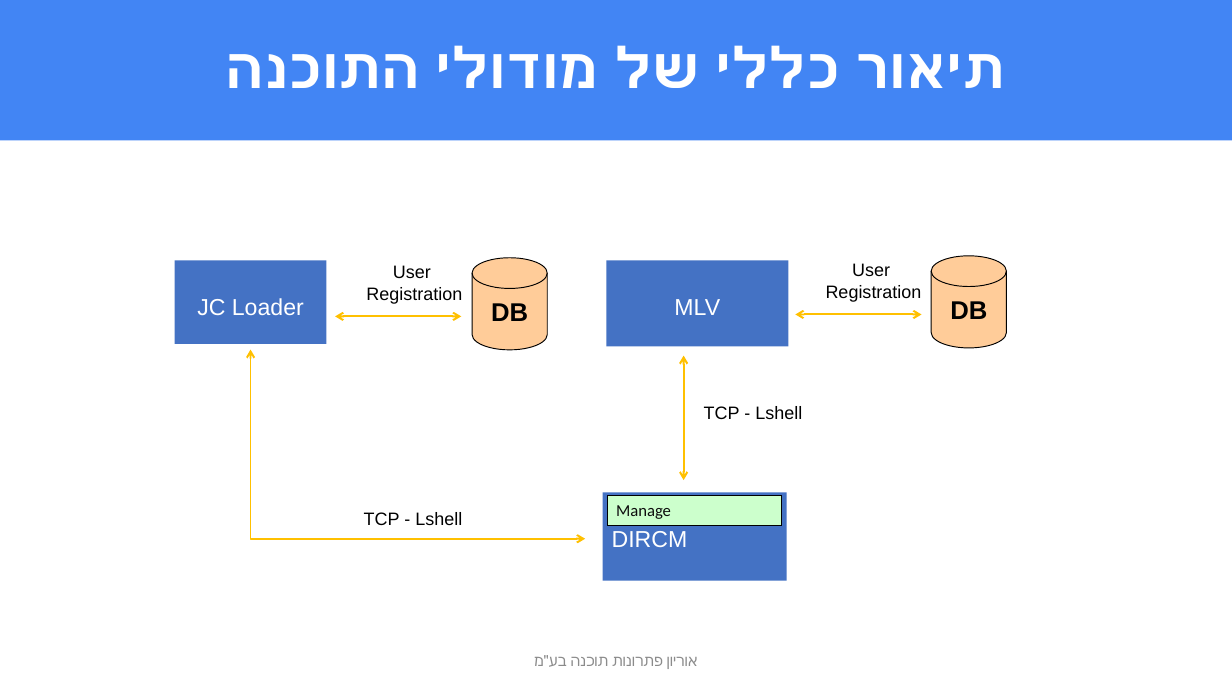
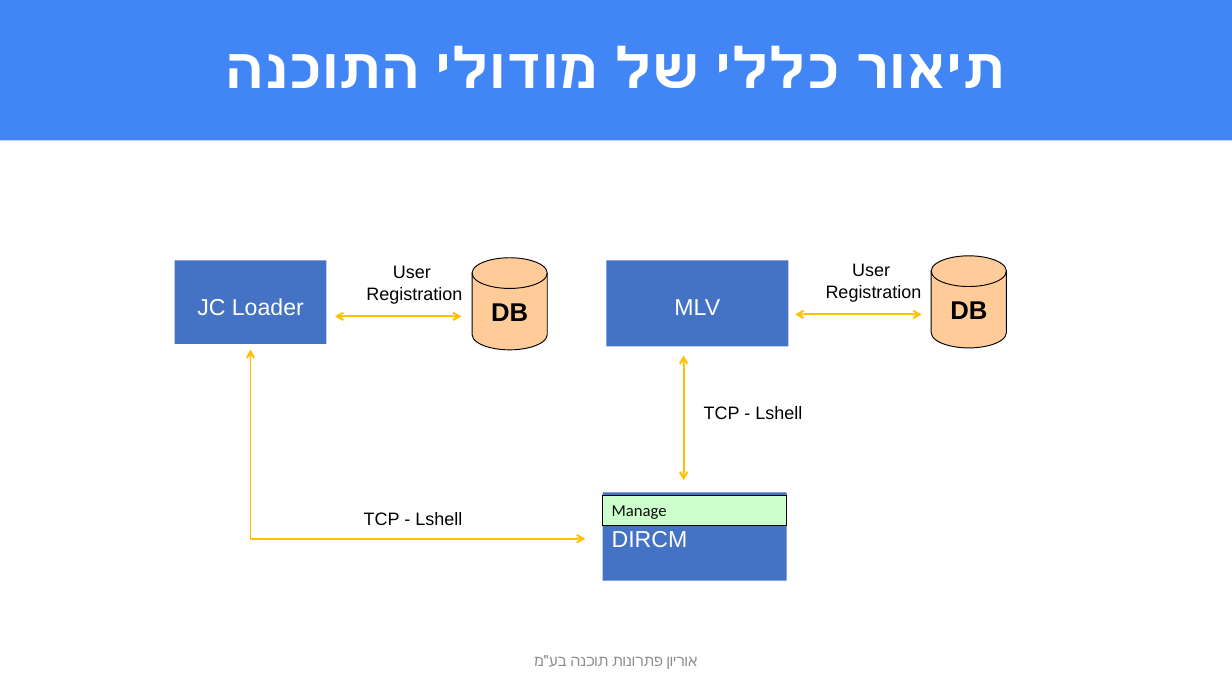
Before and after one commit to RonenHarambam/Elop-TechComputerHolland, a slide deck: slide 3 of Documents/CDR/MLV Holland.pptx. Drawn at 1232x693 pixels with LibreOffice and Linux fonts; fonts in the diff are those of the drawing; background and template pictures are left out. Boxes give left, top, right and bottom in pixels: in the first picture for what was removed or moved away, otherwise in the second. Text is boxed around its words. In the diff, an @@ line names an element or a change of style, - is before the commit and + after.

```diff
--- a/Documents/CDR/MLV Holland.pptx
+++ b/Documents/CDR/MLV Holland.pptx
@@ rectangle "Manage": place and size @@
-rectangle "Manage" at (607,495,781,526)
+rectangle "Manage" at (603,495,787,526)
```
Also in this commit, not shown: 13 other slides changed, 65 slides removed.
